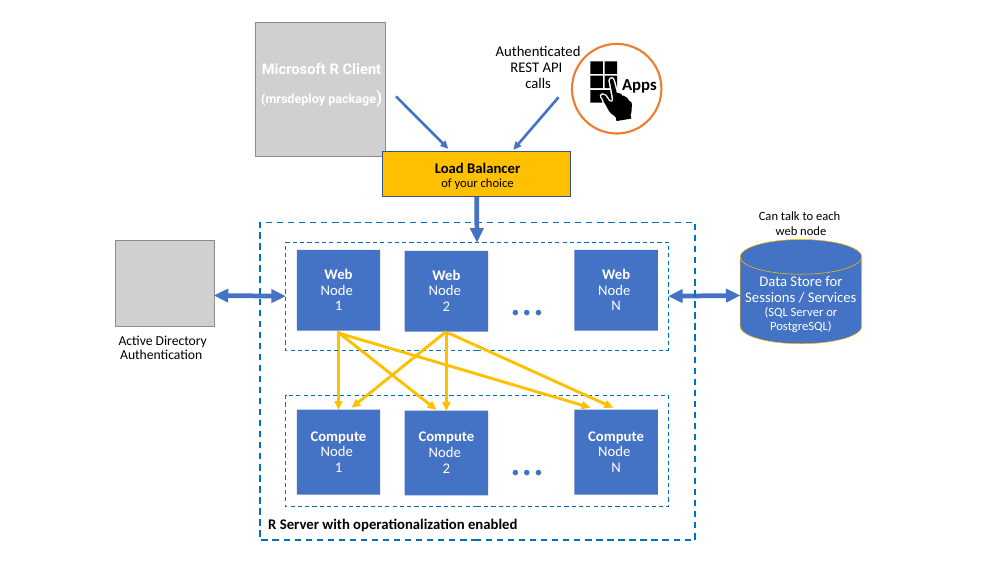
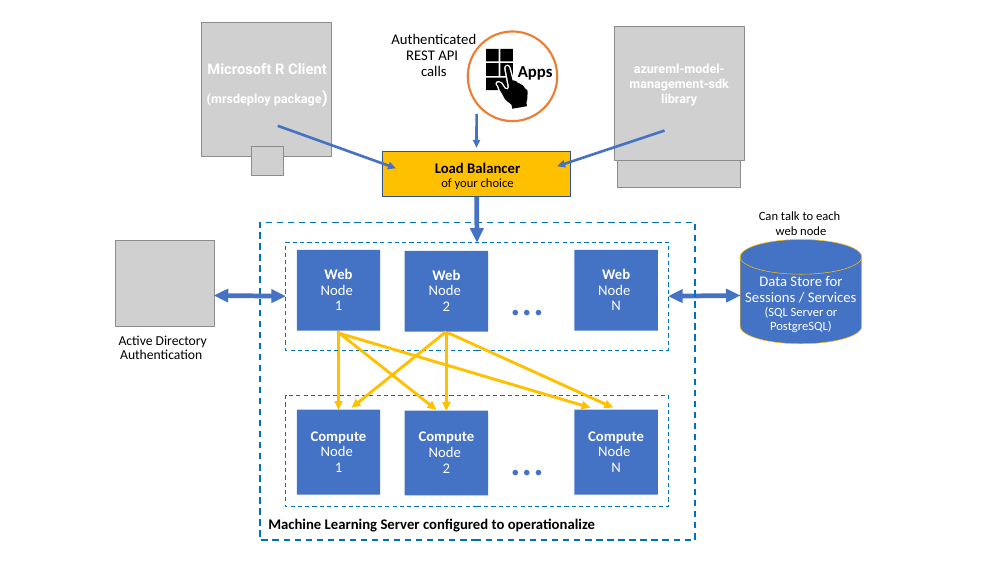
Before and after one commit to MicrosoftDocs/machine-learning-server-docs, a slide deck: slide 13 of image-sources/about-o16n.pptx. Drawn at 1008x567 pixels with LibreOffice and Linux fonts; fonts in the diff are those of the drawing; grey boxes stand for pictures. Boxes give left, top, right and bottom in pixels: in the first picture for what was removed or moved away, otherwise in the second. Text is boxed around its words. In the diff, an @@ line names an element or a change of style, - is before the commit and + after.

```diff
--- a/image-sources/about-o16n.pptx
+++ b/image-sources/about-o16n.pptx
@@ picture: place and size @@
-picture at <box>256,23,386,157</box>
+picture at <box>201,23,331,157</box>
@@ picture added at <box>615,26,745,160</box> @@
@@ 2 texts, 1 ellipse, 1 freeform shape: place and size @@
-2 texts, 1 ellipse, 1 freeform shape at <box>496,44,662,134</box>
+2 texts, 1 ellipse, 1 freeform shape at <box>391,32,557,122</box>
@@ text "Microsoft R Client": place and size @@
-text "Microsoft R Client" at <box>261,63,382,105</box>
+text "Microsoft R Client" at <box>207,63,327,105</box>
@@ text added at <box>629,64,729,105</box>, 12 pt, text #FFFFFF, bold @@
+azureml-model-management-sdk library
@@ arrow moved from (559, 98) - (513, 150) to (476, 114) - (476, 147) @@
@@ picture added at <box>251,147,284,175</box> @@
@@ arrow moved from (396, 97) - (448, 149) to (278, 126) - (396, 169) @@
@@ arrow added from (665, 131) to (557, 166), #4472C4 2.5 pt @@
@@ picture added at <box>618,146,740,188</box> @@
@@ text at <box>268,518,595,532</box>: text changed @@
-R Server with operationalization enabled
+Machine Learning Server configured to operationalize
```
Also in this commit, not shown: 18 other files.
